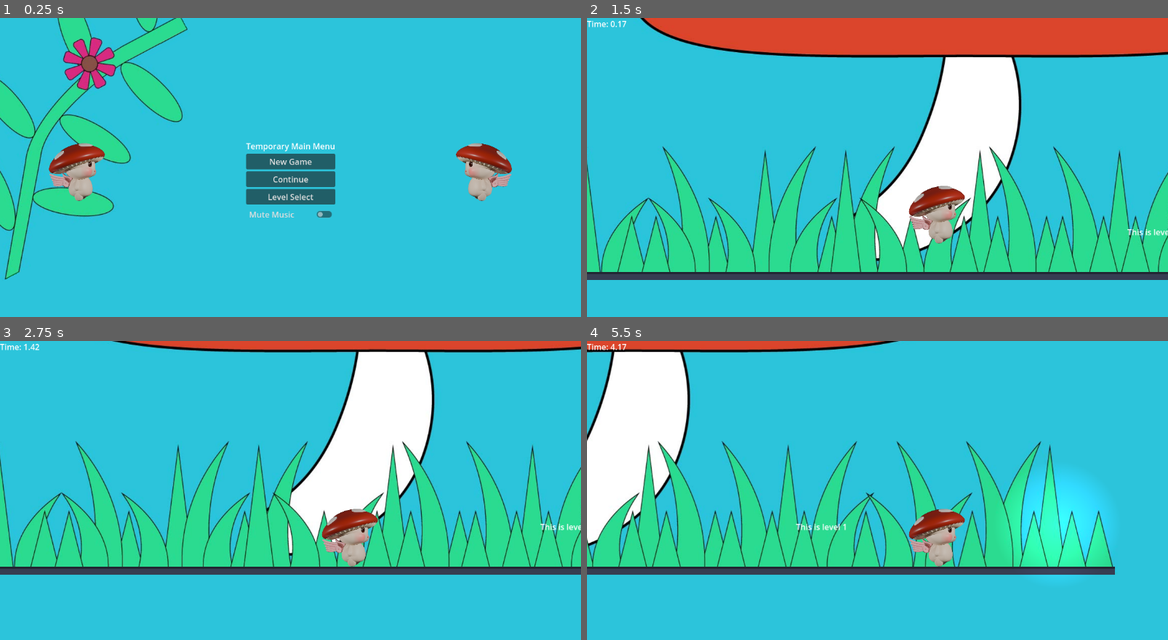
Above: before the commit, frames 1-4 (two rows, left to right).
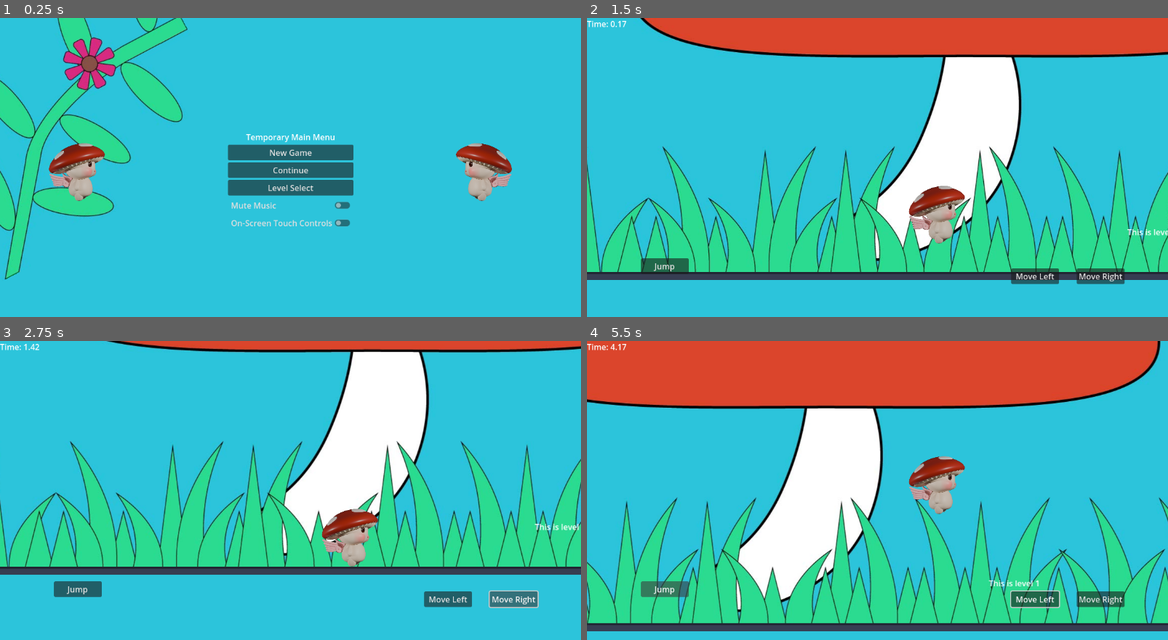
Above: after the commit, the same moments.

Repository: dustngroh/CapstoneProject
Game: Godot game, scene res://scenes/main/MainMenu.tscn
The game is run twice, just before and just after one commit, with the same random seed, the same clock (stepped at 60 frames per second) and the same inputs. The engine's default icon, where the game draws it, is replaced by a stand-in: a white triangle on a blue panel in a dark square.
Inputs (mouse positions are in pixels of both pictures, inside the frame that each line leads up to):
- Up to frame 1 (0.25 s): no input
- Up to frame 2 (1.5 s): click (877, 224) at 0.5 s, where only the run after the commit has a clickable "On-Screen Touch Controls"; click "New Game" at 1.25 s
- Up to frame 3 (2.75 s): click (511, 598) at 2 s, where only the run after the commit has a clickable "Move Right"
- Up to frame 4 (5.5 s): click (1034, 598) at 2.75 s, where only the run after the commit has a clickable "Move Left"; click (662, 589) at 3.5 s, where only the run after the commit has a clickable "Jump"; hold Right (walk_right) from 4.28 s (still down); tap Space (jump) at 4.35, 4.52, 4.82, 5.1, 5.27 s

The runs differ from the first frame. In frame 1, 3.4% of the frame differs, in the area x 39-61%, y 38-70%; in frame 2, 1.1%; in frame 3, 15%; in frame 4, 70%, in the area x 0-100%, y 0-98%.

Commit message:
Add on-screen touch controls

Diff:
--- a/run-game/project.godot
+++ b/run-game/project.godot
@@ -18,6 +18,7 @@
 [autoload]
 
 MusicManager="*res://scripts/music_manager.gd"
+Settings="*res://scripts/settings.gd"
 
 [input]
 
--- a/run-game/scenes/entities/characters/player/character_body_2d.gd
+++ b/run-game/scenes/entities/characters/player/character_body_2d.gd
@@ -17,10 +17,32 @@
 var last_direction = 0
 var last_direction_time = 0.0
 
+# Movement state variables (controlled by touch input)
+var move_left = false
+var move_right = false
+var jump = false
+
+func _ready():
+
+	# Connect to TouchControls signals
+	var touch_controls = get_tree().get_first_node_in_group("TouchControls")
+
+	if touch_controls:
+		touch_controls.move_left_pressed.connect(_on_move_left_pressed)
+		touch_controls.move_left_released.connect(_on_move_left_released)
+		touch_controls.move_right_pressed.connect(_on_move_right_pressed)
+		touch_controls.move_right_released.connect(_on_move_right_released)
+		touch_controls.jump_pressed.connect(_on_jump_pressed)
+
 func _physics_process(delta: float) -> void:
 	velocity.y += gravity * delta
 	var dir = Input.get_axis("walk_left", "walk_right")
 
+	# Set movement direction based on touch input
+	if move_left:
+		dir = -1.0
+	elif move_right:
+		dir = 1.0
 
 	if Input.is_action_pressed("hold_down"):
 		$AnimatedSprite2D.play("down")
@@ -49,10 +71,28 @@
 	$AnimatedSprite2D.flip_h = velocity.x < 0
 
 	move_and_slide()
-	if Input.is_action_just_pressed("jump") and is_on_floor():
+	if (Input.is_action_just_pressed("jump") || jump) and is_on_floor():
 		velocity.y = jump_speed
+		jump = false # Reset jump flag
 
 	for i in get_slide_collision_count():
 		var c = get_slide_collision(i)
 		if c.get_collider() is RigidBody2D:
 			c.get_collider().apply_central_impulse(-c.get_normal() * push_force)
+
+
+# --- Functions for Touch Input Handling ---
+func _on_move_left_pressed():
+	move_left = true
+
+func _on_move_left_released():
+	move_left = false
+
+func _on_move_right_pressed():
+	move_right = true
+
+func _on_move_right_released():
+	move_right = false
+
+func _on_jump_pressed():
+	jump = true
--- a/run-game/scenes/levels/BaseLevel.tscn
+++ b/run-game/scenes/levels/BaseLevel.tscn
@@ -1,9 +1,10 @@
-[gd_scene load_steps=6 format=3 uid="uid://ds5twxhi7yq7j"]
+[gd_scene load_steps=7 format=3 uid="uid://ds5twxhi7yq7j"]
 
 [ext_resource type="Script" path="res://scenes/levels/base_level.gd" id="1_3y0r6"]
 [ext_resource type="PackedScene" uid="uid://bh68ke5pd617u" path="res://scenes/entities/characters/player/character_body_2d.tscn" id="2_qdxsp"]
 [ext_resource type="PackedScene" uid="uid://c7dcnp2hndaih" path="res://scenes/common/win_zone.tscn" id="2_yau4l"]
 [ext_resource type="PackedScene" uid="uid://dhikxsmxr43ju" path="res://scenes/common/ResultsScreen.tscn" id="3_abmcm"]
+[ext_resource type="Script" path="res://scenes/levels/touch_controls.gd" id="4_ogj5t"]
 
 [sub_resource type="WorldBoundaryShape2D" id="WorldBoundaryShape2D_16w4h"]
 
@@ -26,6 +27,58 @@
 
 [node name="UI" type="CanvasLayer" parent="."]
 
+[node name="TouchControls" type="Control" parent="UI" groups=["TouchControls"]]
+layout_mode = 3
+anchors_preset = 15
+anchor_right = 1.0
+anchor_bottom = 1.0
+grow_horizontal = 2
+grow_vertical = 2
+script = ExtResource("4_ogj5t")
+metadata/_edit_use_anchors_ = true
+
+[node name="RightButton" type="Button" parent="UI/TouchControls"]
+layout_mode = 1
+anchors_preset = -1
+anchor_left = 0.925347
+anchor_top = 0.816358
+anchor_right = 0.925347
+anchor_bottom = 0.816358
+offset_left = -95.0
+offset_top = -31.0
+grow_horizontal = 0
+grow_vertical = 0
+text = "Move Right"
+metadata/_edit_use_anchors_ = true
+
+[node name="LeftButton" type="Button" parent="UI/TouchControls"]
+layout_mode = 1
+anchors_preset = -1
+anchor_left = 0.8125
+anchor_top = 0.816358
+anchor_right = 0.8125
+anchor_bottom = 0.816358
+offset_left = -95.0
+offset_top = -31.0
+grow_horizontal = 0
+grow_vertical = 0
+text = "Move Left"
+metadata/_edit_use_anchors_ = true
+
+[node name="JumpButton" type="Button" parent="UI/TouchControls"]
+layout_mode = 1
+anchors_preset = -1
+anchor_left = 0.0928819
+anchor_top = 0.761574
+anchor_right = 0.0928819
+anchor_bottom = 0.761574
+offset_top = -15.5
+offset_right = 95.0
+offset_bottom = 15.5
+grow_vertical = 2
+text = "     Jump     "
+metadata/_edit_use_anchors_ = true
+
 [node name="TimeLabel" type="Label" parent="UI"]
 offset_right = 40.0
 offset_bottom = 23.0
@@ -40,4 +93,9 @@
 shape = SubResource("WorldBoundaryShape2D_16w4h")
 
 [connection signal="win" from="WinZone" to="." method="_on_win_zone_win"]
+[connection signal="button_down" from="UI/TouchControls/RightButton" to="UI/TouchControls" method="_on_right_button_button_down"]
+[connection signal="button_up" from="UI/TouchControls/RightButton" to="UI/TouchControls" method="_on_right_button_button_up"]
+[connection signal="button_down" from="UI/TouchControls/LeftButton" to="UI/TouchControls" method="_on_left_button_button_down"]
+[connection signal="button_up" from="UI/TouchControls/LeftButton" to="UI/TouchControls" method="_on_left_button_button_up"]
+[connection signal="pressed" from="UI/TouchControls/JumpButton" to="UI/TouchControls" method="_on_jump_button_pressed"]
 [connection signal="body_entered" from="BottomWorldBorder" to="." method="_on_bottom_world_border_body_entered"]
--- a/run-game/scenes/levels/base_level.gd
+++ b/run-game/scenes/levels/base_level.gd
@@ -26,6 +26,9 @@
 
 	# Hide leaderboard initially
 	leaderboard.visible = false
+
+	# Check for touch controls
+	$UI/TouchControls.visible = Settings.touch_controls_enabled
 
 func _process(delta):
 	if timer_running:
--- /dev/null
+++ b/run-game/scenes/levels/touch_controls.gd
@@ -0,0 +1,37 @@
+extends Control
+
+signal move_left_pressed
+signal move_right_pressed
+signal jump_pressed
+signal move_left_released
+signal move_right_released
+
+
+# Called when the node enters the scene tree for the first time.
+func _ready() -> void:
+	pass # Replace with function body.
+
+
+# Called every frame. 'delta' is the elapsed time since the previous frame.
+func _process(delta: float) -> void:
+	pass
+
+
+func _on_left_button_button_down() -> void:
+	emit_signal('move_left_pressed')
+
+
+func _on_left_button_button_up() -> void:
+	emit_signal('move_left_released')
+
+
+func _on_right_button_button_down() -> void:
+	emit_signal('move_right_pressed')
+
+
+func _on_right_button_button_up() -> void:
+	emit_signal('move_right_released')
+
+
+func _on_jump_button_pressed() -> void:
+	emit_signal('jump_pressed')
--- a/run-game/scenes/main/MainMenu.tscn
+++ b/run-game/scenes/main/MainMenu.tscn
@@ -66,6 +66,10 @@
 layout_mode = 2
 text = "Mute Music"
 
+[node name="TouchControlsButton" type="CheckButton" parent="VBoxContainer"]
+layout_mode = 2
+text = "On-Screen Touch Controls"
+
 [node name="Character1Holder" type="Control" parent="."]
 layout_mode = 1
 anchors_preset = 4
@@ -99,3 +103,4 @@
 [connection signal="pressed" from="VBoxContainer/ContinueButton" to="." method="_on_continue_button_pressed"]
 [connection signal="pressed" from="VBoxContainer/LevelSelectButton" to="." method="_on_level_select_button_pressed"]
 [connection signal="toggled" from="VBoxContainer/MuteButton" to="." method="_on_mute_button_toggled"]
+[connection signal="toggled" from="VBoxContainer/TouchControlsButton" to="." method="_on_touch_controls_button_toggled"]
--- a/run-game/scenes/main/main_menu.gd
+++ b/run-game/scenes/main/main_menu.gd
@@ -12,6 +12,7 @@
 	$Character2Holder/Character2.scale.x = -1
 
 	$VBoxContainer/MuteButton.set_pressed_no_signal(MusicManager.is_muted)
+	$VBoxContainer/TouchControlsButton.set_pressed_no_signal(Settings.touch_controls_enabled)
 
 
 # Called every frame. 'delta' is the elapsed time since the previous frame.
@@ -33,3 +34,7 @@
 
 func _on_mute_button_toggled(toggled_on: bool) -> void:
 	MusicManager.toggle_mute()
+
+
+func _on_touch_controls_button_toggled(toggled_on: bool) -> void:
+	Settings.toggle_touch_controls()
--- /dev/null
+++ b/run-game/scripts/settings.gd
@@ -0,0 +1,15 @@
+extends Node
+
+var touch_controls_enabled = false
+
+# Called when the node enters the scene tree for the first time.
+func _ready() -> void:
+	pass # Replace with function body.
+
+
+# Called every frame. 'delta' is the elapsed time since the previous frame.
+func _process(delta: float) -> void:
+	pass
+
+func toggle_touch_controls():
+	touch_controls_enabled = !touch_controls_enabled
Not shown, changed: docs/index.html
Not shown, changed: docs/index.pck
